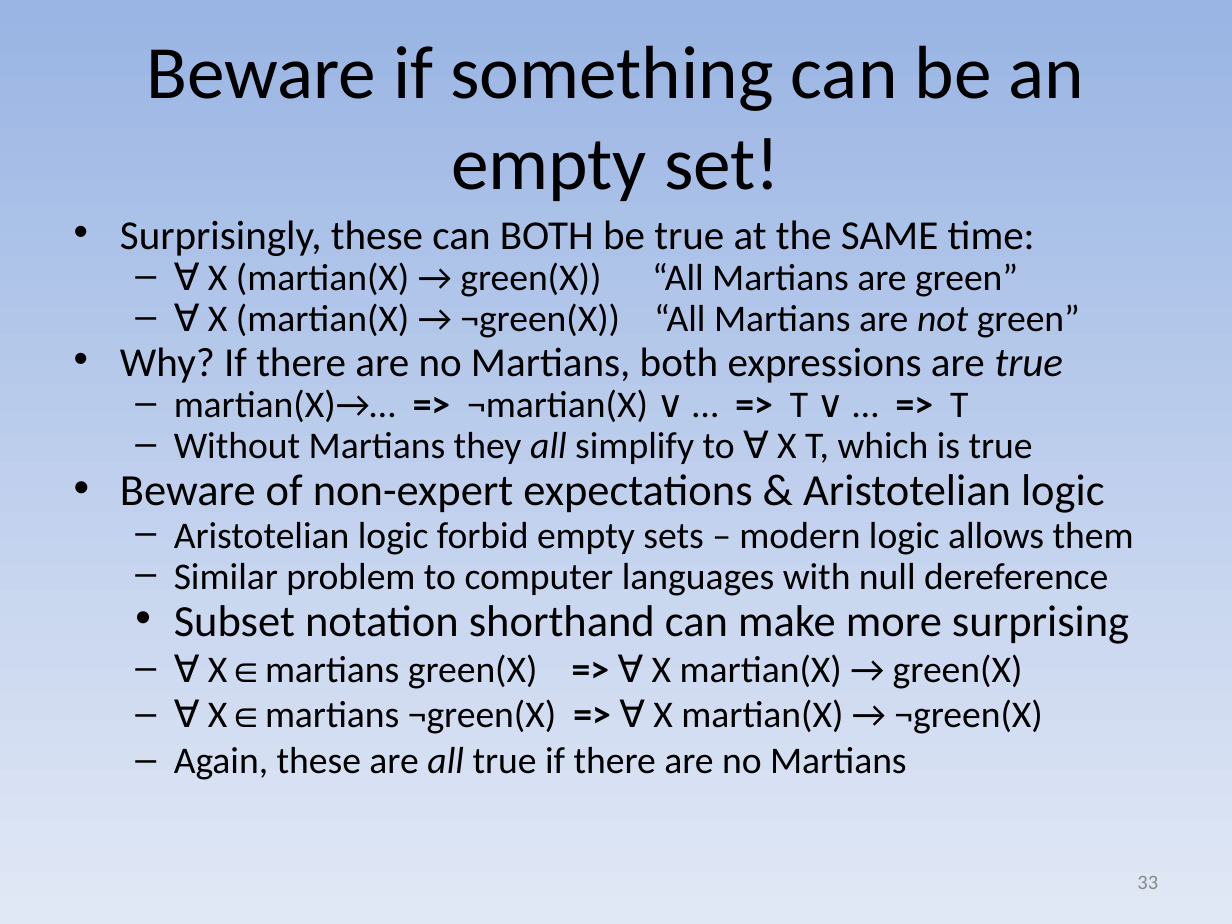
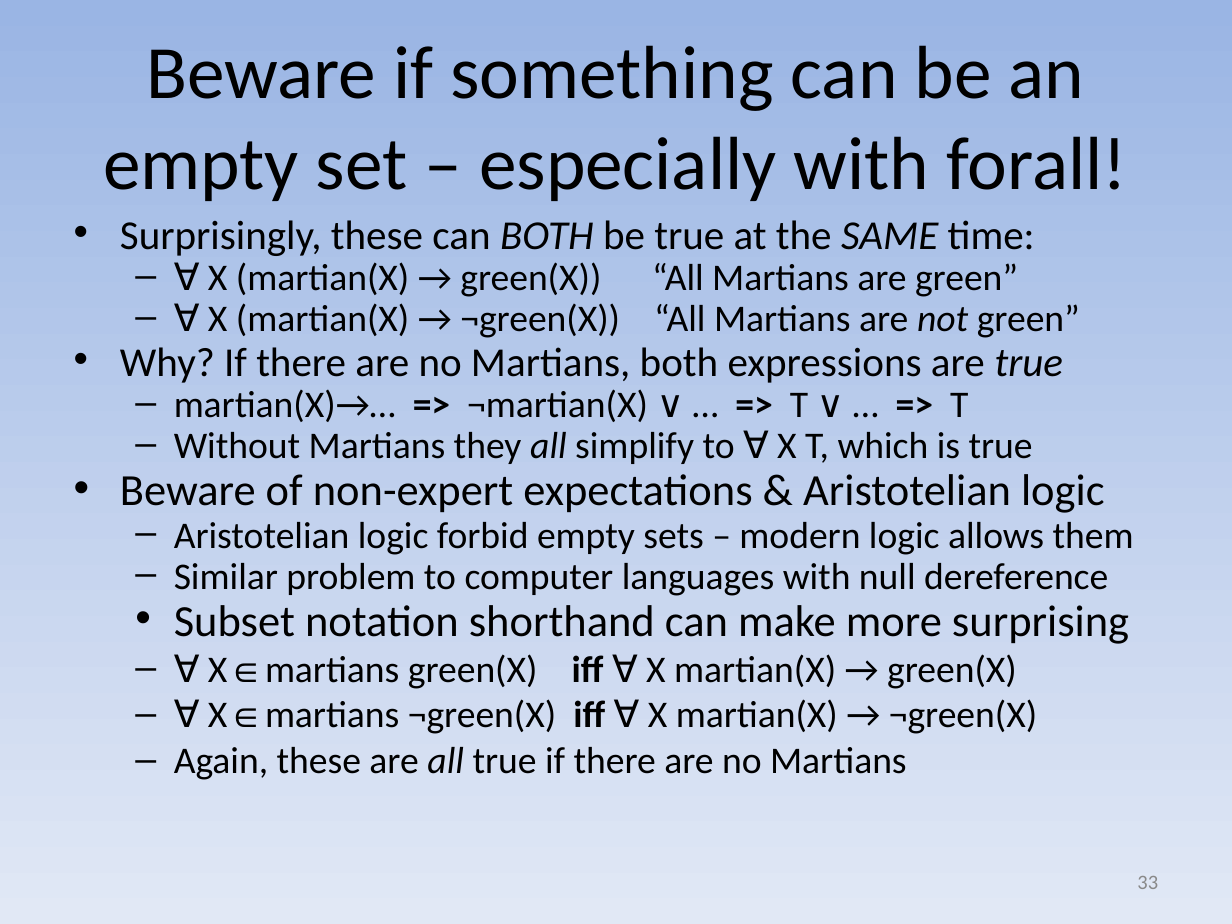
Before and after one commit to david-a-wheeler/david-a-wheeler.github.io, a slide deck: slide 33 of secure-class/presentations/Secure-Software-10-Formal-Methods.ppt. Drawn at 1232x924 pixels with LibreOffice and Linux fonts; fonts in the diff are those of the drawing. Boxes give left, top, right and bottom in pixels: in the first picture for what was removed or moved away, otherwise in the second. Text is boxed around its words. In the diff, an @@ line names an element or a change of style, - is before the commit and + after.

```diff
--- a/secure-class/presentations/Secure-Software-10-Formal-Methods.ppt
+++ b/secure-class/presentations/Secure-Software-10-Formal-Methods.ppt
@@ title at <box>103,45,1127,201</box>: text changed @@
-Beware if something can be an empty set!
+Beware if something can be an empty set – especially with forall!
@@ text at <box>120,220,1035,256</box>: italic on in "BOTH SAME" @@
@@ text at <box>208,654,1037,734</box>: text changed @@
-  – ∀ X∈martians green(X) => ∀ X martian(X) → green(X)
-  – ∀ X∈martians ¬green(X) => ∀ X martian(X) → ¬green(X)
+  – ∀ X∈martians green(X) iff ∀ X martian(X) → green(X)
+  – ∀ X∈martians ¬green(X) iff ∀ X martian(X) → ¬green(X)
```
Also in this commit, not shown: 11 other slides changed.
